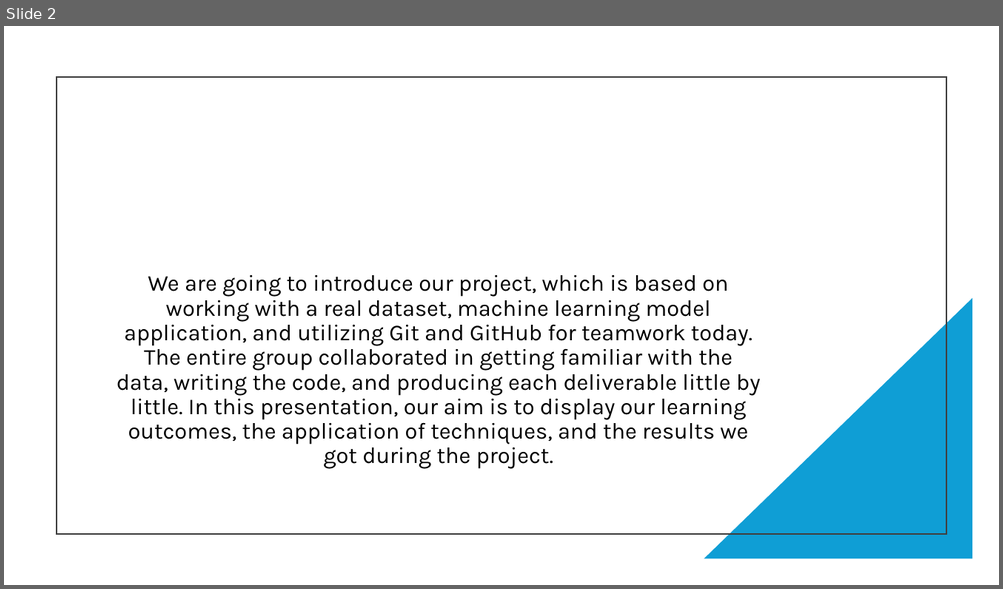
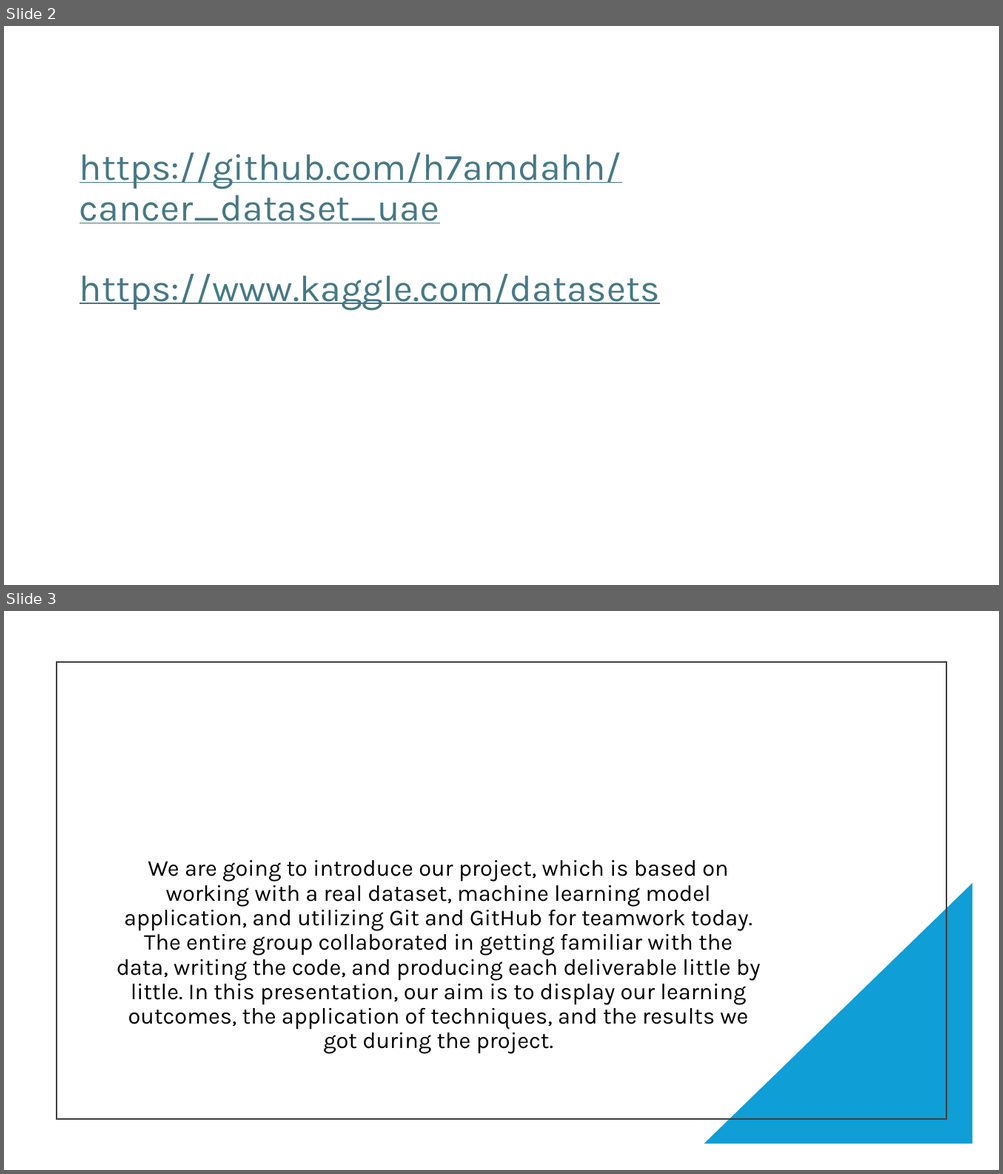
Before and after one commit to h7amdahh/cancer_dataset_uae, a slide deck: Cancer dataset UAE.pptx. Shown one above the other, each under a label of ours: slide 2 before the commit, slides 2 and 3 after it. The pictures are 1003x589 and 1003x1174 pixels, drawn with LibreOffice and Linux fonts; fonts in the diff are those of the drawing. Boxes give left, top, right and bottom in pixels: in the first picture for what was removed or moved away, otherwise in the second. Text is boxed around its words. In the diff, an @@ line names an element or a change of style, - is before the commit and + after.

```diff
--- a/Cancer dataset UAE.pptx
+++ b/Cancer dataset UAE.pptx
@@ slide 2 added at (4,26,999,585), background #FFFFFF @@
@@ title added at (79,153,660,310), 36 pt, text #467886, underline @@
+https://github.com/h7amdahh/cancer_dataset_uae
+https://www.kaggle.com/datasets
@@ what was slide 2 is now slide 3 @@
```
Also in this commit, not shown: 1 other file.
